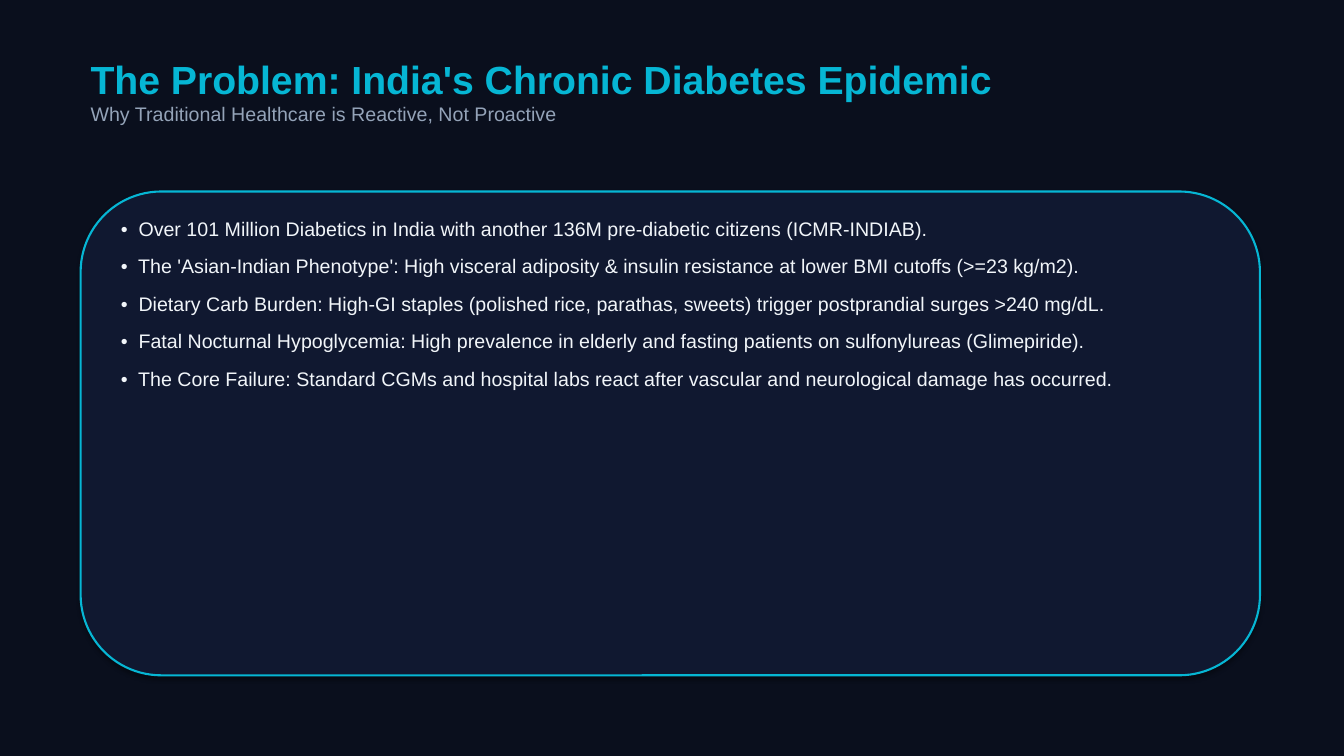
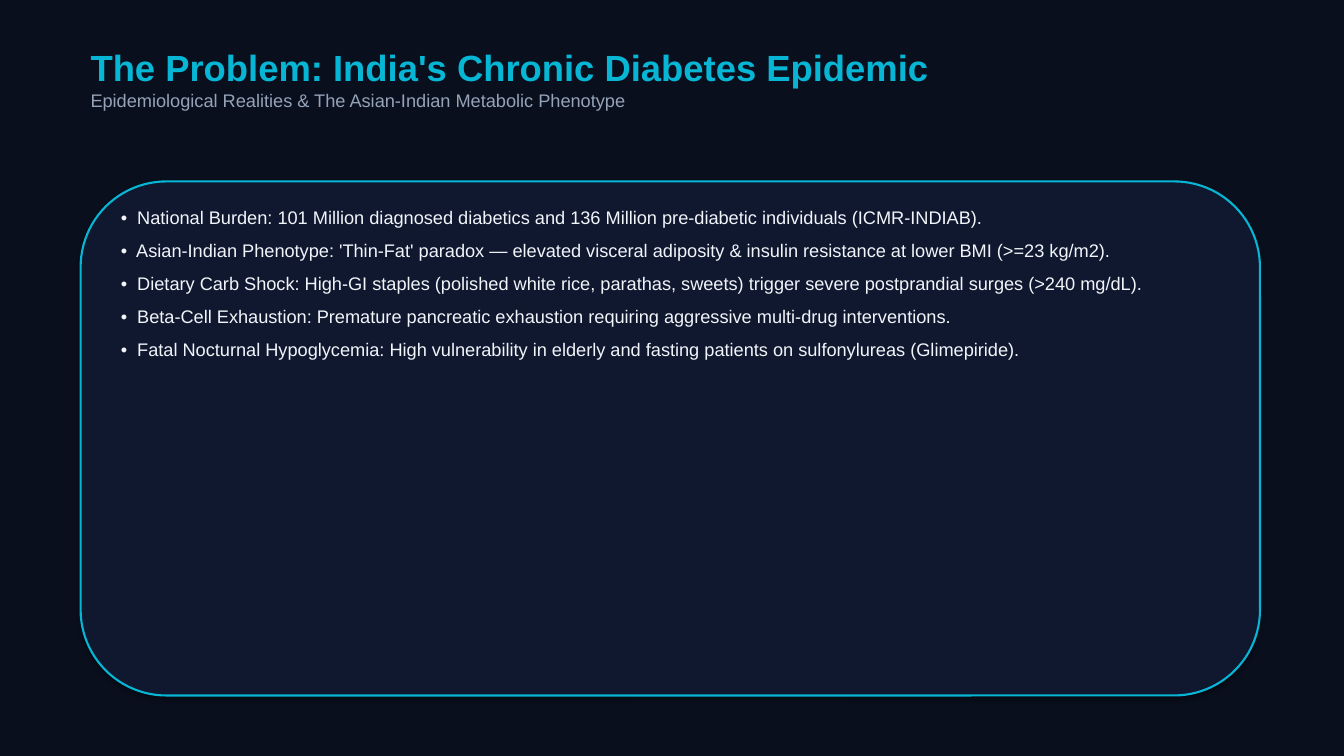
Before and after one commit to Rohit7824567/Twin_challenge, a slide deck: slide 2 of docs/PRANA_TWIN_Summit_Presentation.pptx. Drawn at 1344x756 pixels with LibreOffice and Linux fonts; fonts in the diff are those of the drawing. Boxes give left, top, right and bottom in pixels: in the first picture for what was removed or moved away, otherwise in the second. Text is boxed around its words. In the diff, an @@ line names an element or a change of style, - is before the commit and + after.

```diff
--- a/docs/PRANA_TWIN_Summit_Presentation.pptx
+++ b/docs/PRANA_TWIN_Summit_Presentation.pptx
@@ text "The Problem: India's Chronic Diabetes ...": place and size @@
-text "The Problem: India's Chronic Diabetes ..." at box(91, 65, 992, 125)
+text "The Problem: India's Chronic Diabetes ..." at box(91, 54, 928, 111)
@@ text at box(91, 54, 928, 89): size 28 to 26 pt in "The Problem: India's Chronic Diabetes Epidemic" @@
@@ text at box(91, 94, 625, 111): text changed; size 14 to 13 pt @@
-Why Traditional Healthcare is Reactive, Not Proactive
+Epidemiological Realities & The Asian-Indian Metabolic Phenotype
@@ rounded rectangle: place and size @@
-rounded rectangle at box(81, 192, 1260, 676)
+rounded rectangle at box(81, 181, 1260, 696)
@@ text at box(136, 210, 1142, 360): text changed; size 14 to 13 pt @@
-• Over 101 Million Diabetics in India with another 136M pre-diabetic citizens (ICMR-INDIAB).
-• The 'Asian-Indian Phenotype': High visceral adiposity & insulin resistance at lower BMI cutoffs (>=23 kg/m2).
-• Dietary Carb Burden: High-GI staples (polished rice, parathas, sweets) trigger postprandial surges >240 mg/dL.
-• Fatal Nocturnal Hypoglycemia: High prevalence in elderly and fasting patients on sulfonylureas (Glimepiride).
-• The Core Failure: Standard CGMs and hospital labs react after vascular and neurological damage has occurred.
+• National Burden: 101 Million diagnosed diabetics and 136 Million pre-diabetic individuals (ICMR-INDIAB).
+• Asian-Indian Phenotype: 'Thin-Fat' paradox — elevated visceral adiposity & insulin resistance at lower BMI (>=23 kg/m2).
+• Dietary Carb Shock: High-GI staples (polished white rice, parathas, sweets) trigger severe postprandial surges (>240 mg/dL).
+• Beta-Cell Exhaustion: Premature pancreatic exhaustion requiring aggressive multi-drug interventions.
+• Fatal Nocturnal Hypoglycemia: High vulnerability in elderly and fasting patients on sulfonylureas (Glimepiride).
```
Also in this commit, not shown: 4 other slides changed, 13 slides added, 5 slides removed, 7 other files.
